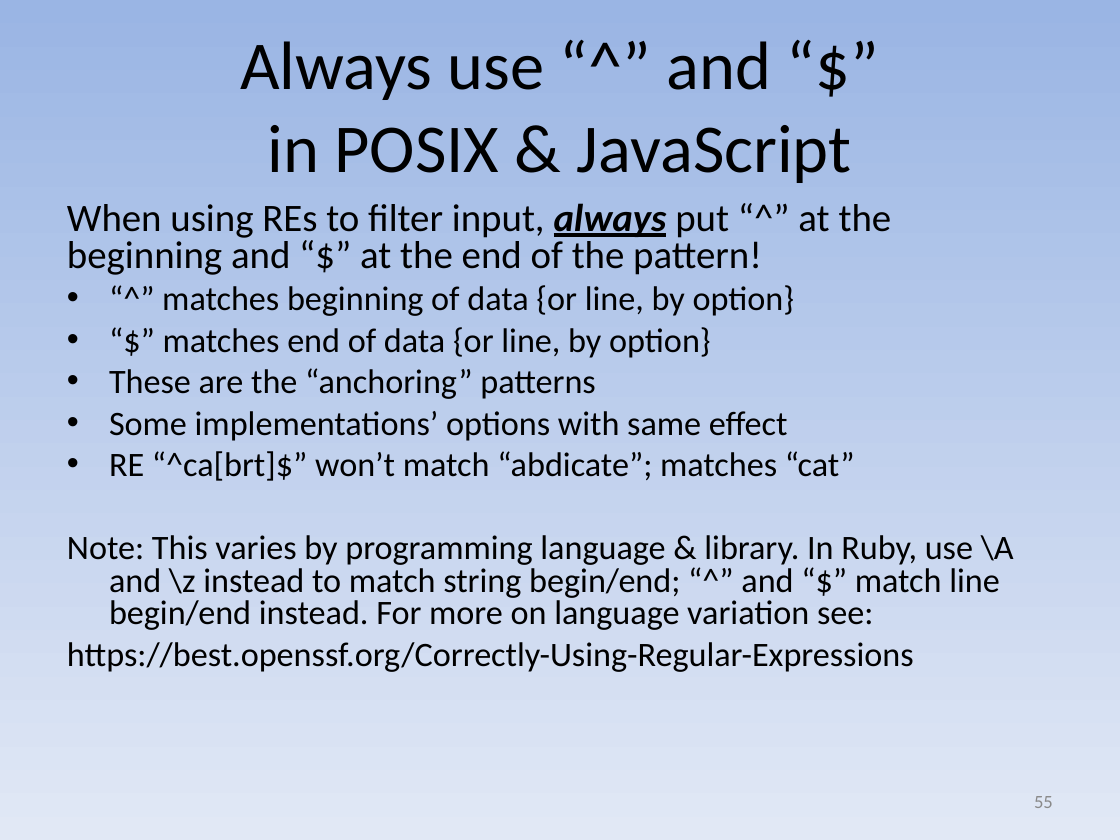
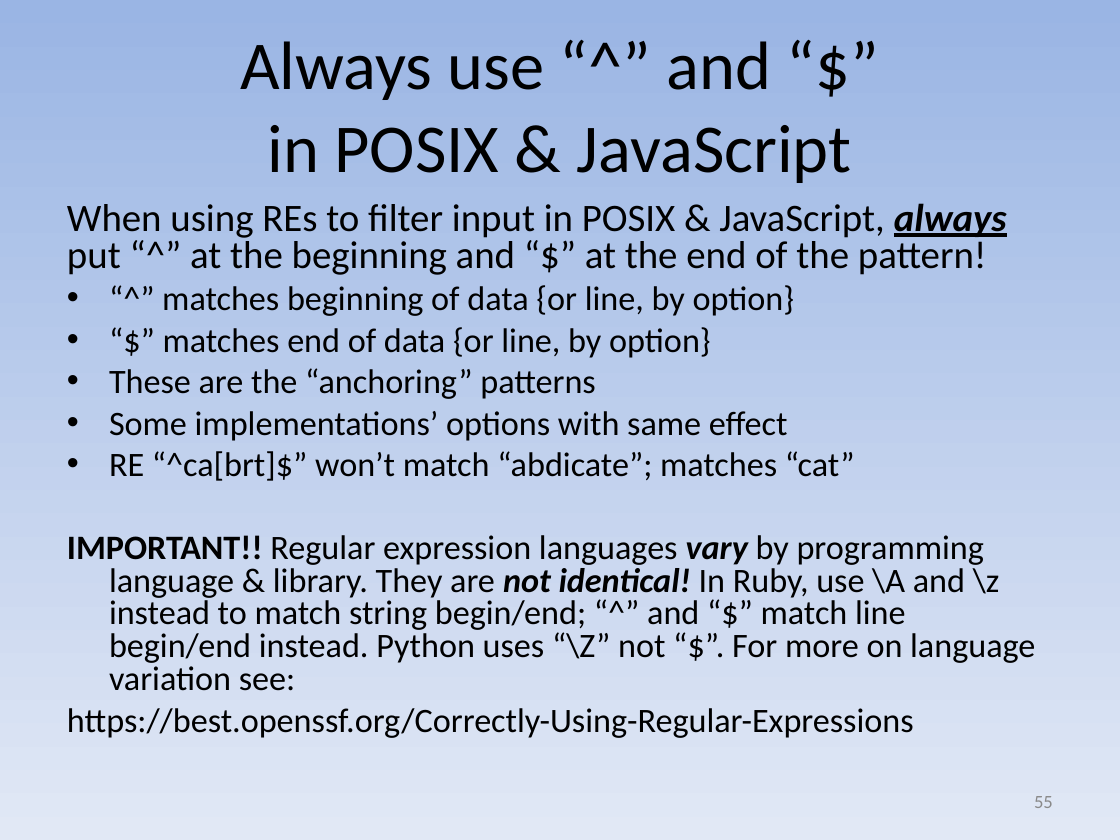
Before and after one commit to david-a-wheeler/david-a-wheeler.github.io, a slide deck: slide 55 of secure-class/presentations/Secure-Software-2-Input-Validation.ppt. Drawn at 1120x840 pixels with LibreOffice and Linux fonts; fonts in the diff are those of the drawing. Boxes give left, top, right and bottom in pixels: in the first picture for what was removed or moved away, otherwise in the second. Text is boxed around its words. In the diff, an @@ line names an element or a change of style, - is before the commit and + after.

Commit message:
Update SWE 681 slides

```diff
--- a/secure-class/presentations/Secure-Software-2-Input-Validation.ppt
+++ b/secure-class/presentations/Secure-Software-2-Input-Validation.ppt
@@ text at (67,203,1007,275): text changed @@
-  When using REs to filter input, always put “^” at the beginning and “$” at the end of the pattern!
+  When using REs to filter input in POSIX & JavaScript, always put “^” at the beginning and “$” at the end of the pattern!
@@ text at (67,535,1035,691): text changed @@
-Note: This varies by programming language & library. In Ruby, use \A and \z instead to match string begin/end; “^” and “$” match line begin/end instead. For more on language variation see:
+IMPORTANT!! Regular expression languages vary by programming language & library. They are not identical! In Ruby, use \A and \z instead to match string begin/end; “^” and “$” match line begin/end instead. Python uses “\Z” not “$”. For more on language variation see:
```
Also in this commit, not shown: 5 other slides changed, 1 other file.
